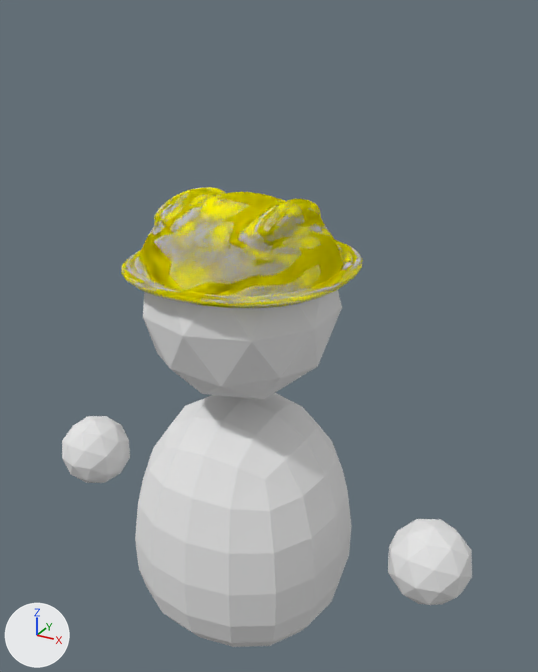
The Blender file GlobalGameJam2019/Assets/Art/Models/Blend Files/Player.blend as it was, and as the next commit left it.
Camera for both pictures: a 50 mm camera at (2.52, -4.17, 3.53) aimed at (0.14, 0.14, 1.37). Every picture has the same lights, and +X, +Y and +Z are marked at lower left.

Script lines for the objects in view, before the commit:
```python
me_bplayer = bpy.data.meshes.new('BPlayer')
me_bplayer.from_pydata(...)  # 288 vertices, 400 faces; spans x -1.8..1.8, y -0.98..2.37, z -0.83..0.83
me_bplayer.materials.append(mat_material)  # white #e7e7e7
me_cube = bpy.data.meshes.new('Cube')
me_cube.from_pydata(...)  # 39 vertices, 32 faces; spans x -0.84..0.0, y -0.84..1.03, z 0.24..0.86
me_cube.materials.append(mat_hat)  # yellow #fff300
ob_hat = bpy.data.objects.new('Hat', me_cube)
ob_hat.location = (0.0, 0.0, 1.668)
_m = ob_hat.modifiers.new('Mirror', 'MIRROR')
_m.use_clip = True
_m = ob_hat.modifiers.new('Subsurf', 'SUBSURF')
ob_player = bpy.data.objects.new('Player', me_bplayer)
ob_player.location = (0.0, 0.0, 0.0)
ob_player.rotation_euler = (1.571, 0.0, 0.0)  # degrees (90, 0, 0)
_m = ob_player.modifiers.new('Boolean', 'BOOLEAN')
_m.object = ob_hat
_m.operation = 'UNION'
_m.solver = 'FLOAT'
```
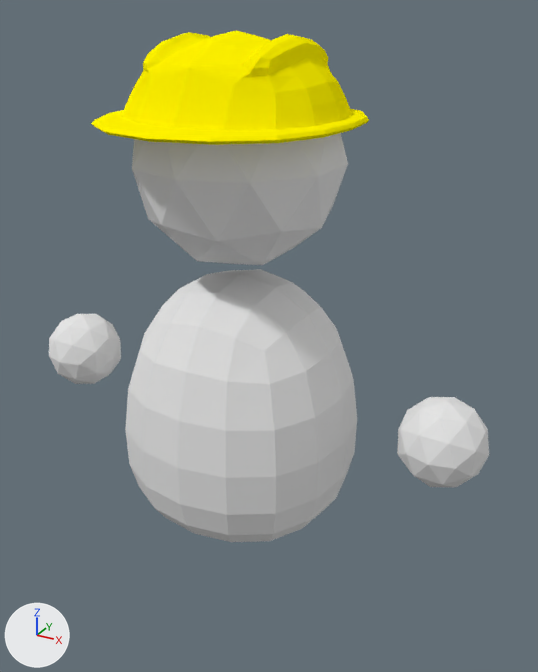
The change in detail:
me_cube has 39 vertices, 32 faces and spans x -0.84..0.0, y -0.84..1.03, z 0.24..0.86.
me_cube is used by ob_hat; location (0.0, 0.0, 1.668).
me_cube part 2: the whole mesh is turned -180 degrees about the z axis through the mesh origin.
me_bplayer is used by ob_player; location (0.0, 0.0, 0.0); rotation (1.571, 0.0, 0.0), in degrees (90, 0, 0).
me_bplayer had 288 vertices, 400 faces and spanned x -1.8..1.8, y -0.98..2.37, z -0.83..0.83.
me_bplayer now has 558 vertices, 633 faces and spans x -1.8..1.8, y -0.98..2.44, z -0.83..0.95.
me_bplayer part 1: 16 vertices removed from x -0.6..0.63, y 1.98..2.37, z -0.6..0.6; 286 vertices added at x -0.8..0.8, y 1.9..2.44, z -0.78..0.95.
me_bplayer now uses material mat_hat (yellow #fff300).
Object 'Hat' (ob_hat) has a MIRROR modifier named 'Mirror'.
Modifier setting removed (it was use_clip = True).
Object 'Hat' (ob_hat) is now hidden.
Object 'Player' (ob_player) moves from (0.0, 0.0, 0.0) to (0.0, 0.0, 0.969).
Object 'Player' (ob_player) loses its BOOLEAN modifier named 'Boolean'.
Modifier setting removed (it was object = ob_hat).
Modifier setting removed (it was operation = 'UNION').
Modifier setting removed (it was solver = 'FLOAT').

Boxes [x1, y1, x2, y2] around the edits, measured in the pictures (538 x 672 px):
'Player', reshaped, mesh turned, moved, modifiers changed
    before: [62, 187, 472, 647]
    after: [49, 30, 489, 542]
'Hat', hidden (yellow)
    before: [121, 187, 363, 308]
part 1 of me_bplayer, built on
    before: [143, 289, 342, 342]
    after: [91, 30, 369, 183]
